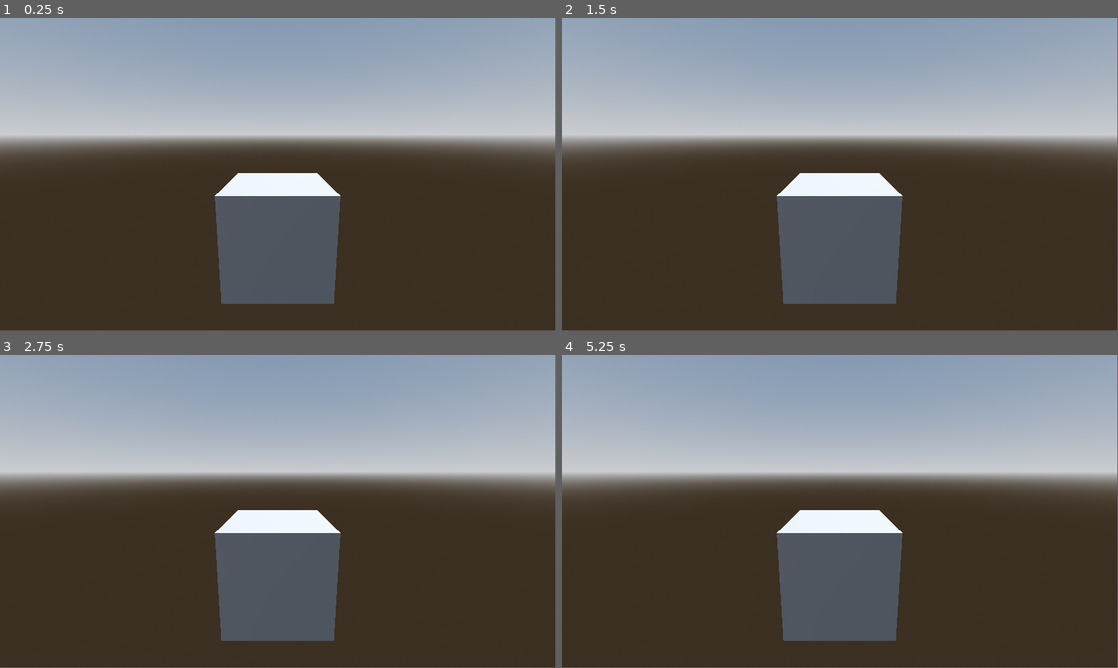
Above: before the commit, frames 1-4 (two rows, left to right).
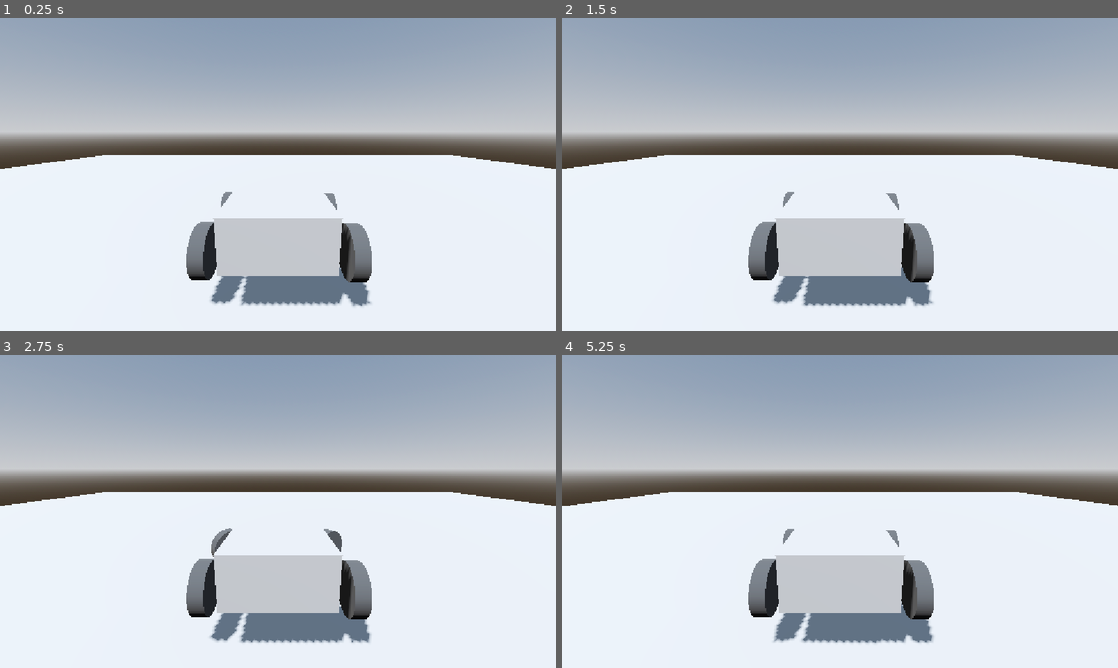
Above: after the commit, the same moments.

Repository: MitchZas/RacingGame
Game: Godot game, scene res://Scene/main.tscn
Same seed, same stepped clock (60 frames per second), same inputs: the game is played once before the commit and once after it.
Inputs:
- Up to frame 1 (0.25 s): no input
- Up to frame 2 (1.5 s): tap Enter at 0.5 s; hold D (Right, bound only after the commit) 0.53-1.28 s; tap Space at 1.25 s; hold S (Down, bound only after the commit) from 1.28 s (still down)
- Up to frame 3 (2.75 s): release S (Down, bound only after the commit) at 2.03 s; hold D (Right, bound only after the commit) from 2.03 s (still down)
- Up to frame 4 (5.25 s): tap Enter at 2.75 s; release D (Right, bound only after the commit) at 2.78 s; hold W (Up, bound only after the commit) 2.78-3.53 s; hold A (Left, bound only after the commit) 3.53-5.03 s; tap Space at 4.25 s; hold S (Down, bound only after the commit) from 5.03 s (still down)
In our replay, the window is 799x449 before the commit and 800x450 after it. These sizes can differ from the game's own. Grey fills any space a smaller window leaves; there, only what the larger window draws over its background counts as a difference.

The runs differ from the first frame. In frame 1, 55% of the frame differs, in the area x 0-100%, y 0-100%; in frame 2, 55%; in frame 3, 55%; in frame 4, 56%.

Commit message:
Got the tires to steer and the back wheels to move but they don't put the car in motion

Diff:
--- a/racing-game/Scene/main.tscn
+++ b/racing-game/Scene/main.tscn
@@ -1,6 +1,6 @@
 [gd_scene format=3 uid="uid://gkggbie01cv2"]
 
-[ext_resource type="PackedScene" uid="uid://bukk6bbl3dhif" path="res://Scene/Car.tscn" id="1_f6udf"]
+[ext_resource type="Script" uid="uid://bxj1fx1qmpr3s" path="res://vehicle_body_3d.gd" id="1_f6udf"]
 
 [sub_resource type="ProceduralSkyMaterial" id="ProceduralSkyMaterial_sblpm"]
 sky_horizon_color = Color(0.66224277, 0.6717428, 0.6867428, 1)
@@ -15,6 +15,20 @@
 tonemap_mode = 2
 glow_enabled = true
 
+[sub_resource type="BoxMesh" id="BoxMesh_f6udf"]
+
+[sub_resource type="BoxShape3D" id="BoxShape3D_f6udf"]
+size = Vector3(37, 1, 29)
+
+[sub_resource type="BoxMesh" id="BoxMesh_rlixt"]
+
+[sub_resource type="BoxShape3D" id="BoxShape3D_rlixt"]
+
+[sub_resource type="CylinderMesh" id="CylinderMesh_rlixt"]
+
+[sub_resource type="StandardMaterial3D" id="StandardMaterial3D_rlixt"]
+albedo_color = Color(0.24115604, 0.24115604, 0.24115604, 1)
+
 [node name="Node3D" type="Node3D" unique_id=1109559365]
 
 [node name="WorldEnvironment" type="WorldEnvironment" parent="." unique_id=1709568377]
@@ -24,4 +38,62 @@
 transform = Transform3D(-0.8660254, -0.43301278, 0.25, 0, 0.49999997, 0.86602545, -0.50000006, 0.75, -0.43301266, 0, 0, 0)
 shadow_enabled = true
 
-[node name="Node3D" parent="." unique_id=824084282 instance=ExtResource("1_f6udf")]
+[node name="Floor" type="StaticBody3D" parent="." unique_id=1533171443]
+
+[node name="MeshInstance3D" type="MeshInstance3D" parent="Floor" unique_id=1178471293]
+transform = Transform3D(50, 0, 0, 0, 1, 0, 0, 0, 50, 0, 0, 0)
+mesh = SubResource("BoxMesh_f6udf")
+
+[node name="CollisionShape3D" type="CollisionShape3D" parent="Floor" unique_id=1170548053]
+transform = Transform3D(1, 0, 0, 0, 1, 0, 0, 0, 1, 3, 0.6432791, 4)
+shape = SubResource("BoxShape3D_f6udf")
+
+[node name="VehicleBody3D" type="VehicleBody3D" parent="." unique_id=1799872590]
+transform = Transform3D(1, 0, 0, 0, 1, 0, 0, 0, 1, 0, 1.5430814, 0)
+script = ExtResource("1_f6udf")
+
+[node name="MeshInstance3D" type="MeshInstance3D" parent="VehicleBody3D" unique_id=1479333556]
+transform = Transform3D(1.9580283, 0, 0, 0, 1, 0, 0, 0, 3.4516406, 0, 0.36393297, 0)
+mesh = SubResource("BoxMesh_rlixt")
+
+[node name="CollisionShape3D" type="CollisionShape3D" parent="VehicleBody3D" unique_id=218524871]
+shape = SubResource("BoxShape3D_rlixt")
+
+[node name="FrontRightWheel" type="VehicleWheel3D" parent="VehicleBody3D" unique_id=1275816964]
+transform = Transform3D(1, 0, 0, 0, 1, 0, 0, 0, 1, -1.368413, 0.10168886, 0.747004)
+use_as_steering = true
+
+[node name="MeshInstance3D" type="MeshInstance3D" parent="VehicleBody3D/FrontRightWheel" unique_id=737918699]
+transform = Transform3D(0.0074389665, 0.13569047, 0, -0.9935006, 0.0010160002, 0, 0, 0, 1, 0, 0, 0)
+mesh = SubResource("CylinderMesh_rlixt")
+surface_material_override/0 = SubResource("StandardMaterial3D_rlixt")
+
+[node name="FrontLeftWheel" type="VehicleWheel3D" parent="VehicleBody3D" unique_id=1411248814]
+transform = Transform3D(1, 0, 0, 0, 1, 0, 0, 0, 1, 1.3485777, 0.10168886, 0.80206966)
+use_as_steering = true
+
+[node name="MeshInstance3D" type="MeshInstance3D" parent="VehicleBody3D/FrontLeftWheel" unique_id=332743728]
+transform = Transform3D(0.0074389665, 0.13569047, 0, -0.9935006, 0.0010160002, 0, 0, 0, 1, 0, 0, 0)
+mesh = SubResource("CylinderMesh_rlixt")
+surface_material_override/0 = SubResource("StandardMaterial3D_rlixt")
+
+[node name="BackRightWheel" type="VehicleWheel3D" parent="VehicleBody3D" unique_id=1047174353]
+transform = Transform3D(1, 0, 0, 0, 1, 0, 0, 0, 1, -1.368413, 0.10168886, -1.2351525)
+use_as_traction = true
+
+[node name="MeshInstance3D" type="MeshInstance3D" parent="VehicleBody3D/BackRightWheel" unique_id=717719164]
+transform = Transform3D(0.0074389665, 0.13569047, 0, -0.9935006, 0.0010160002, 0, 0, 0, 1, 0, 0, 0)
+mesh = SubResource("CylinderMesh_rlixt")
+surface_material_override/0 = SubResource("StandardMaterial3D_rlixt")
+
+[node name="BackLeftWheel" type="VehicleWheel3D" parent="VehicleBody3D" unique_id=142599198]
+transform = Transform3D(1, 0, 0, 0, 1, 0, 0, 0, 1, 1.3485777, 0.10168886, -1.1910582)
+use_as_traction = true
+
+[node name="MeshInstance3D" type="MeshInstance3D" parent="VehicleBody3D/BackLeftWheel" unique_id=1940995759]
+transform = Transform3D(0.0074389665, 0.13569047, 0, -0.9935006, 0.0010160002, 0, 0, 0, 1, 0, 0, 0)
+mesh = SubResource("CylinderMesh_rlixt")
+surface_material_override/0 = SubResource("StandardMaterial3D_rlixt")
+
+[node name="Camera3D" type="Camera3D" parent="VehicleBody3D" unique_id=1541935486]
+transform = Transform3D(-1, 1.7763568e-15, -8.742278e-08, -1.7776037e-08, 0.9791094, 0.20333417, 8.559646e-08, 0.20333417, -0.9791094, 0, 2.1334267, -4.620138)
--- a/racing-game/project.godot
+++ b/racing-game/project.godot
@@ -15,6 +15,33 @@
 config/features=PackedStringArray("4.6", "Forward Plus")
 config/icon="res://icon.svg"
 
+[display]
+
+window/stretch/mode="canvas_items"
+
+[input]
+
+Up={
+"deadzone": 0.2,
+"events": [Object(InputEventKey,"resource_local_to_scene":false,"resource_name":"","device":-1,"window_id":0,"alt_pressed":false,"shift_pressed":false,"ctrl_pressed":false,"meta_pressed":false,"pressed":false,"keycode":0,"physical_keycode":87,"key_label":0,"unicode":119,"location":0,"echo":false,"script":null)
+]
+}
+Down={
+"deadzone": 0.2,
+"events": [Object(InputEventKey,"resource_local_to_scene":false,"resource_name":"","device":-1,"window_id":0,"alt_pressed":false,"shift_pressed":false,"ctrl_pressed":false,"meta_pressed":false,"pressed":false,"keycode":0,"physical_keycode":83,"key_label":0,"unicode":115,"location":0,"echo":false,"script":null)
+]
+}
+Left={
+"deadzone": 0.2,
+"events": [Object(InputEventKey,"resource_local_to_scene":false,"resource_name":"","device":-1,"window_id":0,"alt_pressed":false,"shift_pressed":false,"ctrl_pressed":false,"meta_pressed":false,"pressed":false,"keycode":0,"physical_keycode":65,"key_label":0,"unicode":97,"location":0,"echo":false,"script":null)
+]
+}
+Right={
+"deadzone": 0.2,
+"events": [Object(InputEventKey,"resource_local_to_scene":false,"resource_name":"","device":-1,"window_id":0,"alt_pressed":false,"shift_pressed":false,"ctrl_pressed":false,"meta_pressed":false,"pressed":false,"keycode":0,"physical_keycode":68,"key_label":0,"unicode":100,"location":0,"echo":false,"script":null)
+]
+}
+
 [physics]
 
 3d/physics_engine="Jolt Physics"
--- /dev/null
+++ b/racing-game/vehicle_body_3d.gd
@@ -0,0 +1,8 @@
+extends VehicleBody3D
+
+@export var MAX_STEER = 0.9
+@export var ENGINE_POWER = 300
+
+func _physics_process(delta):
+		steering = move_toward(steering, Input.get_axis("Right", "Left") * MAX_STEER, delta *10)
+		engine_force = Input.get_axis("Down", "Up") * ENGINE_POWER
Not shown, added: racing-game/vehicle_body_3d.gd.uid
